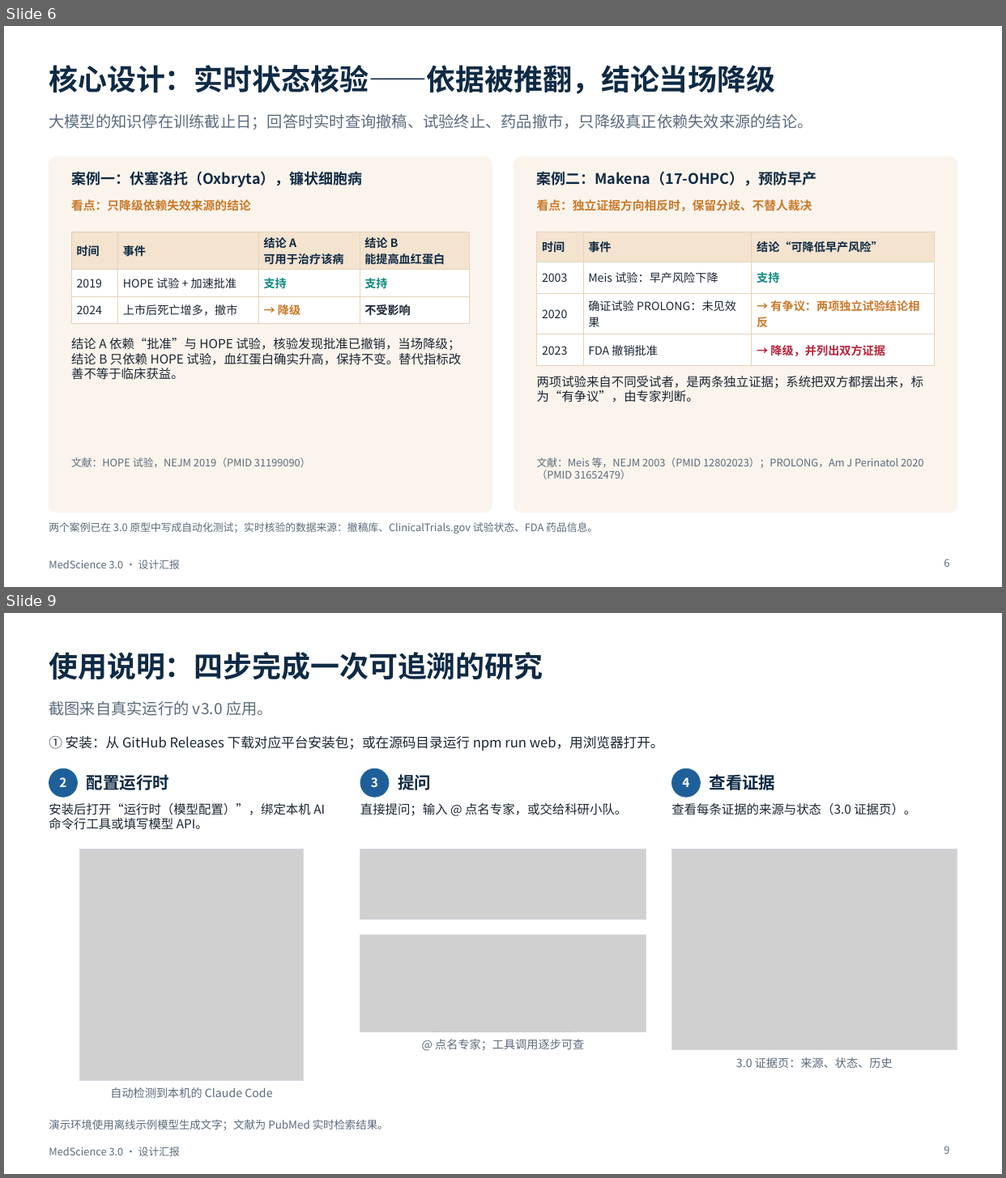
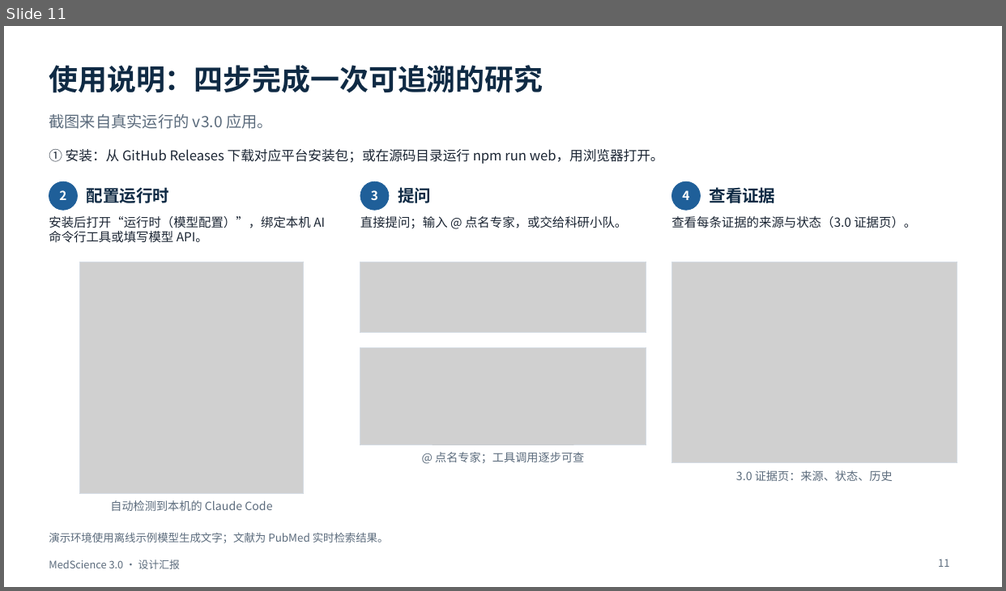
Before and after one commit to BenjaminDuo/MedScience, a slide deck: docs/presentation/MedScience-3.0-设计汇报.pptx. Shown one above the other, each under a label of ours: slides 6 and 9 before the commit, slide 11 after it; the slides between them are not shown. The pictures are 1006x1178 and 1006x591 pixels, drawn with LibreOffice and Linux fonts; fonts in the diff are those of the drawing; grey boxes stand for pictures. Boxes give left, top, right and bottom in pixels: in the first picture for what was removed or moved away, otherwise in the second. Text is boxed around its words. In the diff, an @@ line names an element or a change of style, - is before the commit and + after.

```diff
--- a/docs/presentation/MedScience-3.0-设计汇报.pptx
+++ b/docs/presentation/MedScience-3.0-设计汇报.pptx
@@ slide 6 removed at box(4, 26, 1002, 587), background #FFFFFF; not listed: 1 template element that a slide beside it also shows @@
@@ title removed at box(49, 65, 775, 94) @@
-核心设计：实时状态核验——依据被推翻，结论当场降级
@@ text removed at box(49, 114, 812, 130) @@
-大模型的知识停在训练截止日；回答时实时查询撤稿、试验终止、药品撤市，只降级真正依赖失效来源的结论。
@@ rounded rectangle removed at box(49, 157, 492, 513) @@
@@ text removed at box(71, 171, 363, 187) @@
-案例一：伏塞洛托（Oxbryta），镰状细胞病
@@ rounded rectangle removed at box(514, 157, 957, 513) @@
@@ text removed at box(537, 171, 817, 186) @@
-案例二：Makena（17-OHPC），预防早产
@@ text removed at box(71, 199, 251, 211) @@
-看点：只降级依赖失效来源的结论
@@ text removed at box(537, 199, 812, 211) @@
-看点：独立证据方向相反时，保留分歧、不替人裁决
@@ table removed at box(71, 232, 470, 321), 3 rows, 4 columns @@
-时间 | 事件 | 结论 A / 可用于治疗该病 | 结论 B / 能提高血红蛋白
-2019 | HOPE 试验 + 加速批准 | 支持 | 支持
-2024 | 上市后死亡增多，撤市 | → 降级 | 不受影响
@@ table removed at box(537, 232, 936, 360), 4 rows, 3 columns @@
-时间 | 事件 | 结论“可降低早产风险”
-2003 | Meis 试验：早产风险下降 | 支持
-2020 | 确证试验 PROLONG：未见效果 | → 有争议：两项独立试验结论相反
-2023 | FDA 撤销批准 | → 降级，并列出双方证据
@@ text removed at box(71, 338, 461, 380) @@
-结论 A 依赖“批准”与 HOPE 试验，核验发现批准已撤销，当场降级；结论 B 只依赖 HOPE 试验，血红蛋白确实升高，保持不变。替代指标改善不等于临床获益。
@@ text removed at box(537, 376, 923, 403) @@
-两项试验来自不同受试者，是两条独立证据；系统把双方都摆出来，标为“有争议”，由专家判断。
@@ text removed at box(71, 458, 311, 467) @@
-文献：HOPE 试验，NEJM 2019（PMID 31199090）
@@ text removed at box(537, 458, 923, 480) @@
-文献：Meis 等，NEJM 2003（PMID 12802023）；PROLONG，Am J Perinatol 2020（PMID 31652479）
@@ text removed at box(49, 523, 598, 534) @@
-两个案例已在 3.0 原型中写成自动化测试；实时核验的数据来源：撤稿库、ClinicalTrials.gov 试验状态、FDA 药品信息。
@@ page number removed at box(944, 559, 949, 567) @@
-6
@@ what was slide 9 is now slide 11 @@
@@ page number at box(938, 559, 949, 567): text changed @@
-9
+11
```
Also in this commit, not shown: 6 slides changed, 4 slides added, 1 other slide removed, 2 other files.
